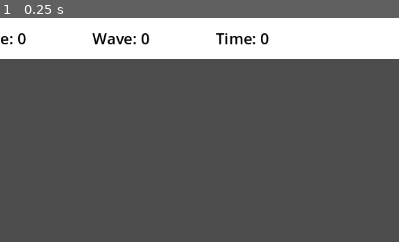
Above: before the commit, frame 1.
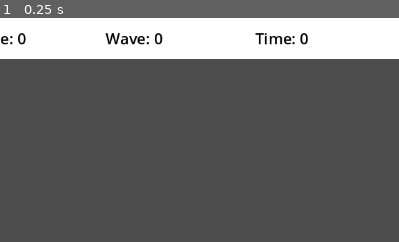
Above: after the commit, the same moment.

Repository: zerenat/GameJam
Game: Godot game, scene res://Scenes/main.tscn
Two runs of this game, one before a commit and one after it. Both use one fixed random seed, a clock stepped at 60 frames per second and the inputs below.
Inputs:
- Up to frame 1 (0.25 s): no input
The pictures show only the part of the screen within x 5-55%, y 0-50%; the shares and areas given below are measured in that part.

The runs differ from the first frame. In frame 1, 1.2% of the frame differs, in the area x 23-78%, y 6-13%.

Commit message:
Basic Main Menu Created
Able to Start New Game and Exit Game. Still need to create ability to modify settings.

Diff:
--- a/Scenes/main.tscn
+++ b/Scenes/main.tscn
@@ -22,6 +22,7 @@
 offset_bottom = 59.0
 
 [node name="ScoreLabel" type="Label" parent="UserInterface"]
+layout_mode = 0
 offset_left = 9.0
 offset_top = 10.0
 offset_right = 153.0
@@ -31,18 +32,20 @@
 vertical_alignment = 1
 
 [node name="WaveLabel" type="Label" parent="UserInterface"]
-offset_left = 188.0
+layout_mode = 0
+offset_left = 207.0
 offset_top = 10.0
-offset_right = 332.0
+offset_right = 351.0
 offset_bottom = 50.0
 theme_override_colors/font_color = Color(0, 0, 0, 1)
 text = "Wave: 0"
 vertical_alignment = 1
 
 [node name="TimeLabel" type="Label" parent="UserInterface"]
-offset_left = 366.0
+layout_mode = 0
+offset_left = 423.0
 offset_top = 10.0
-offset_right = 510.0
+offset_right = 567.0
 offset_bottom = 50.0
 theme_override_colors/font_color = Color(0, 0, 0, 1)
 text = "Time: 0"
--- /dev/null
+++ b/Scenes/main_menu.tscn
@@ -0,0 +1,38 @@
+[gd_scene load_steps=2 format=3 uid="uid://dai4ejd0gcx1v"]
+
+[ext_resource type="Script" uid="uid://ebgpub8h4alm" path="res://Scripts/main_menu.gd" id="1_28flt"]
+
+[node name="MainMenu" type="Control"]
+layout_mode = 3
+anchors_preset = 15
+anchor_right = 1.0
+anchor_bottom = 1.0
+grow_horizontal = 2
+grow_vertical = 2
+script = ExtResource("1_28flt")
+
+[node name="NewGame" type="Button" parent="."]
+layout_mode = 0
+offset_left = 144.0
+offset_top = 217.0
+offset_right = 365.0
+offset_bottom = 257.0
+text = "New Game"
+
+[node name="Settings" type="Button" parent="."]
+layout_mode = 0
+offset_left = 144.0
+offset_top = 286.0
+offset_right = 365.0
+offset_bottom = 326.0
+text = "Settings
+"
+
+[node name="Exit" type="Button" parent="."]
+layout_mode = 0
+offset_left = 144.0
+offset_top = 353.0
+offset_right = 365.0
+offset_bottom = 393.0
+text = "Exit
+"
--- /dev/null
+++ b/Scripts/main_menu.gd
@@ -0,0 +1,21 @@
+extends Control
+
+@onready var new_game: Button = $NewGame
+@onready var settings: Button = $Settings
+@onready var exit: Button = $Exit
+
+func _ready() -> void:
+	new_game.pressed.connect(_on_new_game_pressed)
+	settings.pressed.connect(_on_settings_pressed)
+	exit.pressed.connect(_on_exit_pressed)
+
+func _on_new_game_pressed() -> void:
+	print("Start New Game")
+	get_tree().change_scene_to_file("res://Scenes/main.tscn")
+
+func _on_settings_pressed() -> void:
+	print("Open Settings")
+
+func _on_exit_pressed() -> void:
+	print("Exit")
+	get_tree().quit()
Not shown, added: Scripts/main_menu.gd.uid
